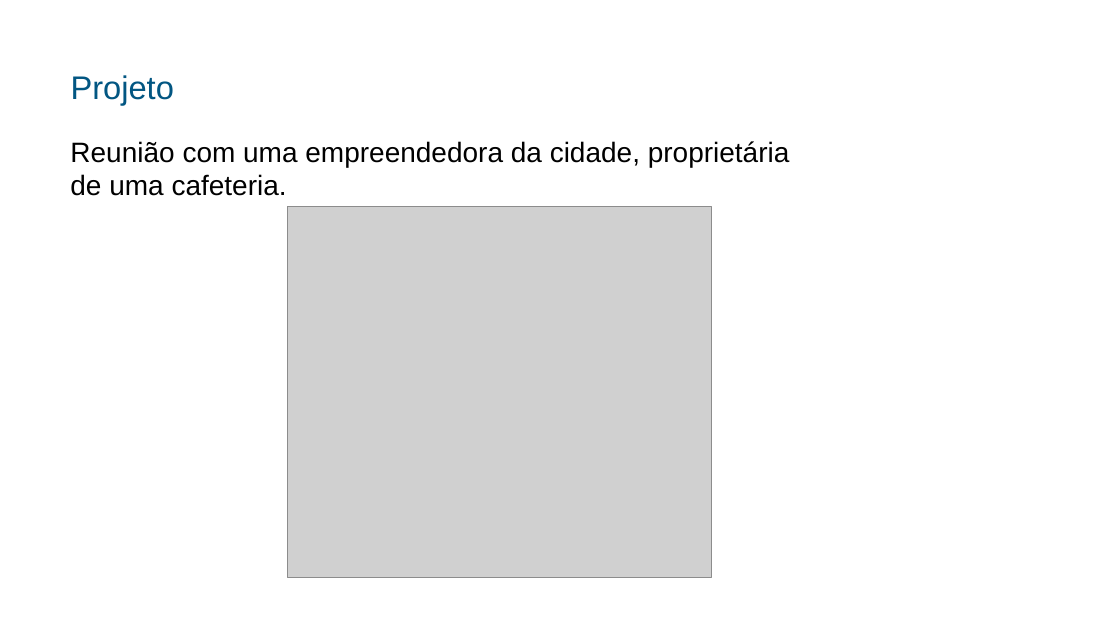
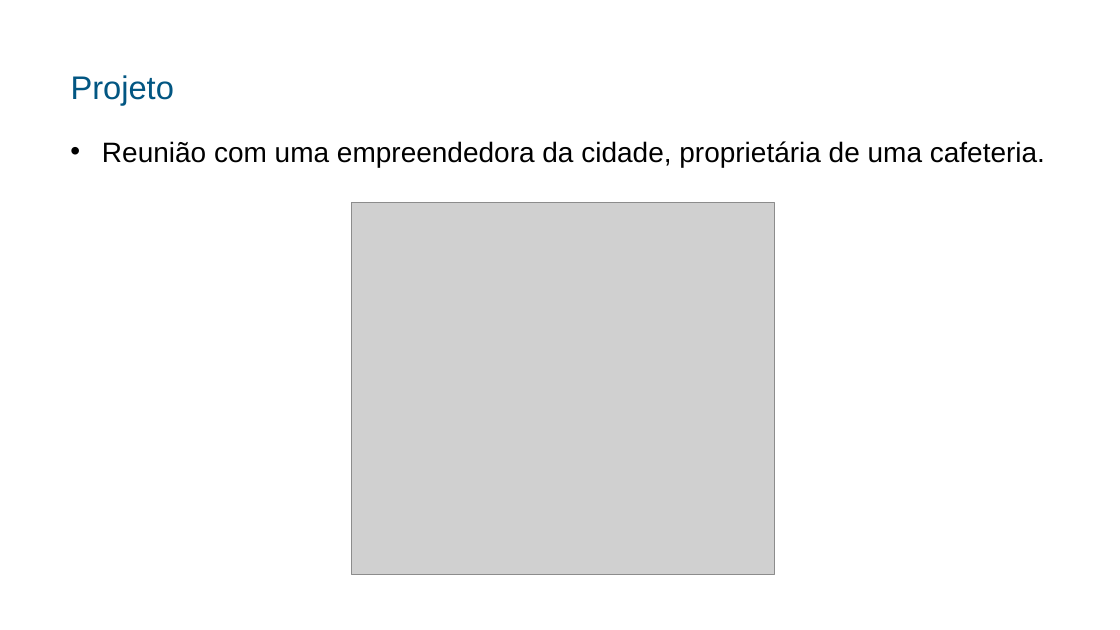
Before and after one commit to alexandrepeluchi/trabalho-diplomacao, a slide deck: slide 11 of Documentos/Apresentação Power Point/Apresentação do TD - Alexandre Peluchi.pptx. Drawn at 1120x630 pixels with LibreOffice and Linux fonts; fonts in the diff are those of the drawing; grey boxes stand for pictures. Boxes give left, top, right and bottom in pixels: in the first picture for what was removed or moved away, otherwise in the second. Text is boxed around its words. In the diff, an @@ line names an element or a change of style, - is before the commit and + after.

```diff
--- a/Documentos/Apresentação Power Point/Apresentação do TD - Alexandre Peluchi.pptx
+++ b/Documentos/Apresentação Power Point/Apresentação do TD - Alexandre Peluchi.pptx
@@ text "Reunião com uma empreendedora da ..." at (x1=102, y1=141, x2=1045, y2=167): bullet none to • @@
@@ picture moved from (x1=287, y1=207, x2=711, y2=578) to (x1=351, y1=202, x2=775, y2=574) @@
```
Also in this commit, not shown: 10 other slides changed, 6 slides added, 2 slides removed, 1 other file.
